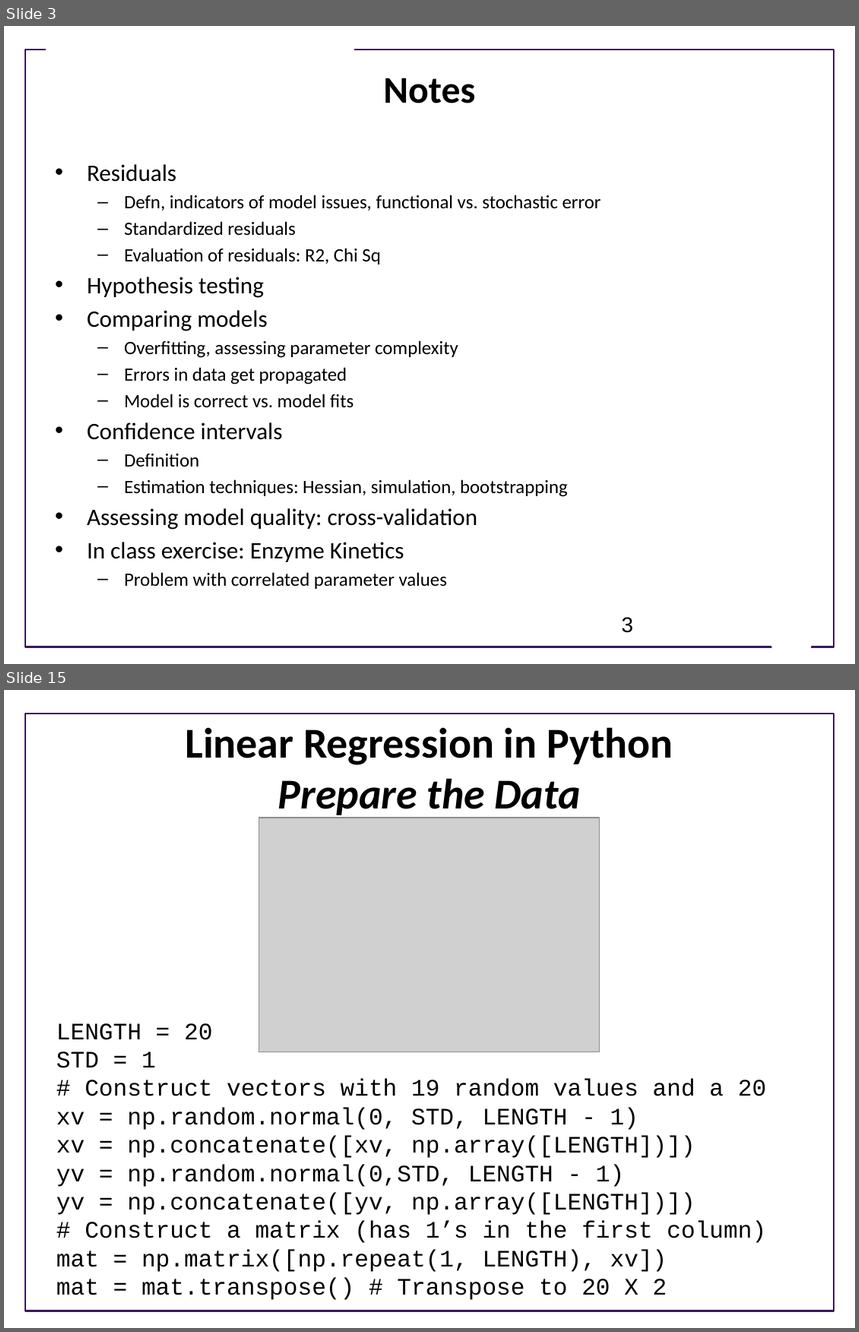
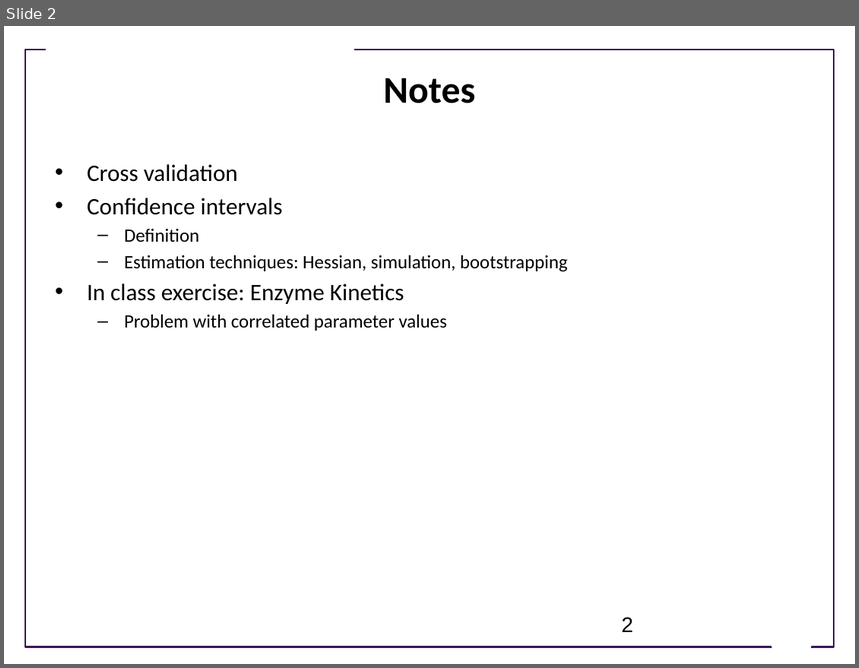
Before and after one commit to ModelEngineering/advancing-biomedical-models, a slide deck: Lectures/week_4/CSE 599V Lecture 10 - Estimating Confidence in Models and Parameters- II .pptx. Shown one above the other, each under a label of ours: slides 3 and 15 before the commit, slide 2 after it; the slides between them are not shown. The pictures are 859x1332 and 859x668 pixels, drawn with LibreOffice and Linux fonts; fonts in the diff are those of the drawing; grey boxes stand for pictures; background and template pictures are left out. Boxes give left, top, right and bottom in pixels: in the first picture for what was removed or moved away, otherwise in the second. Text is boxed around its words. In the diff, an @@ line names an element or a change of style, - is before the commit and + after.

```diff
--- a/Lectures/week_4/CSE 599V Lecture 10 - Estimating Confidence in Models and Parameters- II .pptx
+++ b/Lectures/week_4/CSE 599V Lecture 10 - Estimating Confidence in Models and Parameters- II .pptx
@@ slide 15 removed at box(4, 690, 855, 1328), background #FFFFFF; not listed: 1 template element that a slide beside it also shows @@
@@ title removed at box(185, 727, 673, 818) @@
-Linear Regression in Python
-Prepare the Data
@@ picture removed at box(259, 818, 599, 1052) @@
@@ rectangle removed at box(48, 1011, 810, 1307) @@
-LENGTH = 20
-STD = 1
-# Construct vectors with 19 random values and a 20
-xv = np.random.normal(0, STD, LENGTH - 1)
-xv = np.concatenate([xv, np.array([LENGTH])])
-yv = np.random.normal(0,STD, LENGTH - 1)
-yv = np.concatenate([yv, np.array([LENGTH])])
-# Construct a matrix (has 1’s in the first column)
-mat = np.matrix([np.repeat(1, LENGTH), xv])
-mat = mat.transpose() # Transpose to 20 X 2
@@ page number removed at box(721, 1279, 770, 1313) @@
-15
@@ what was slide 3 is now slide 2 @@
@@ slide 2 changed as well @@
@@ text at box(87, 164, 238, 182): text changed; size 16 to 20 pt @@
-• Residuals
-  – Defn, indicators of model issues, functional vs. stochastic error
-  – Standardized residuals
-  – Evaluation of residuals: R2, Chi Sq
-• Hypothesis testing
-• Comparing models
-  – Overfitting, assessing parameter complexity
-  – Errors in data get propagated
-  – Model is correct vs. model fits
+• Cross validation
@@ text at box(87, 509, 478, 530): paragraph removed @@
-• Assessing model quality: cross-validation
@@ page number at box(622, 617, 634, 632): text changed @@
-3
+2
```
Also in this commit, not shown: 1 other slide changed, 17 other slides removed, 1 other file.
